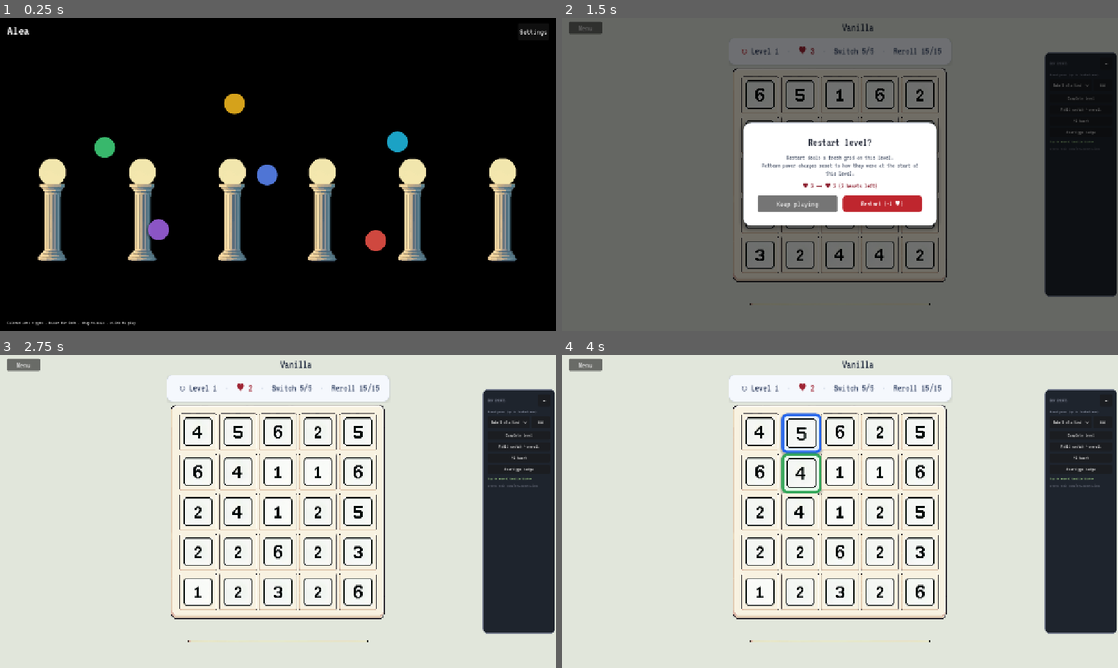
Above: before the commit, frames 1-4 (two rows, left to right).
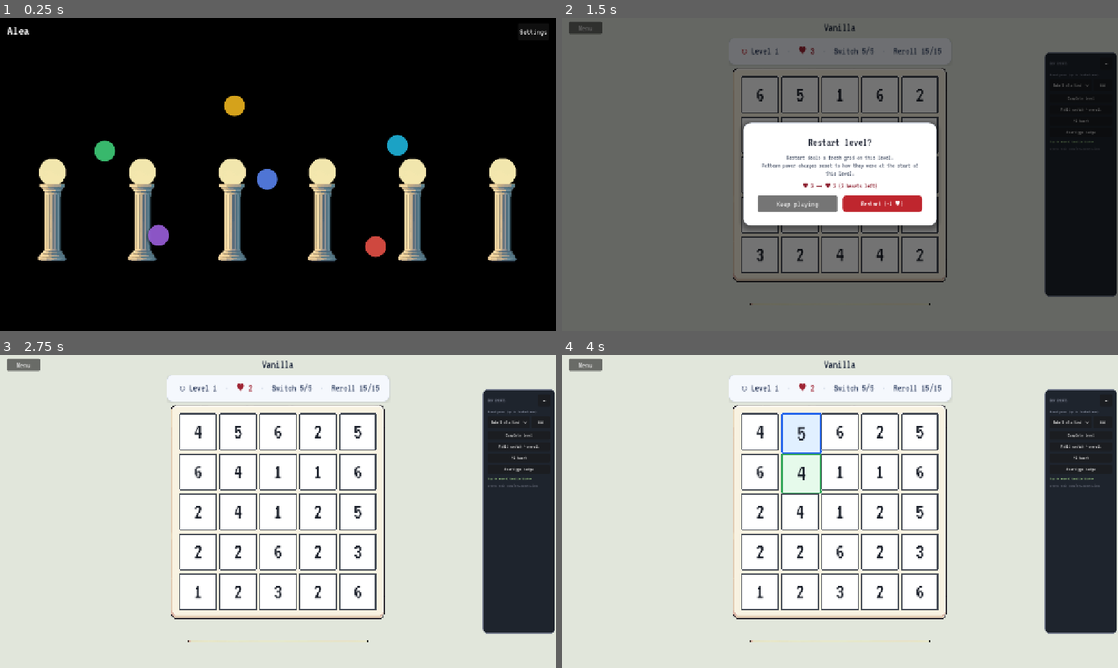
Above: after the commit, the same moments.

Repository: ming33333/Alea-Godot
Game: Godot game, scene res://scenes/main_menu.tscn
The game is run twice, just before and just after one commit, with the same random seed, the same clock (stepped at 60 frames per second) and the same inputs. Video files are missing from this copy of the repository; at most half a second of black plays in their place. Sound files missing from this copy of the repository are replaced by a short silence.
Inputs (mouse positions are in pixels of both pictures, inside the frame that each line leads up to):
- Up to frame 1 (0.25 s): no input
- Up to frame 2 (1.5 s): click (667, 146) at 0.52 s; click "↻" at 1.25 s
- Up to frame 3 (2.75 s): click "Restart (−1 ♥)" at 2 s
- Up to frame 4 (4 s): click (762, 430) at 2.75 s; click (801, 430) at 3.52 s

The runs differ from the first frame. In frame 1, 0.8% of the frame differs, in the area x 1-74%, y 24-99%; in frame 2, 2.7%; in frame 3, 11%, in the area x 32-68%, y 1-82%; in frame 4, 11%.

Commit message:
update dice to computer created with fonts

Diff:
--- a/scenes/die_cell.tscn
+++ b/scenes/die_cell.tscn
@@ -1,6 +1,7 @@
-[gd_scene load_steps=2 format=3 uid="uid://diecellalea01"]
+[gd_scene load_steps=3 format=3 uid="uid://diecellalea01"]
 
 [ext_resource type="Script" path="res://scripts/ui/die_cell.gd" id="1_cell"]
+[ext_resource type="Script" path="res://scripts/ui/pixel_die_frame.gd" id="2_frame"]
 
 [node name="DieCell" type="Button"]
 custom_minimum_size = Vector2(87, 87)
@@ -25,6 +26,16 @@
 grow_horizontal = 2
 grow_vertical = 2
 mouse_filter = 2
+
+[node name="PixelBorder" type="Control" parent="Wrap"]
+layout_mode = 1
+anchors_preset = 15
+anchor_right = 1.0
+anchor_bottom = 1.0
+grow_horizontal = 2
+grow_vertical = 2
+mouse_filter = 2
+script = ExtResource("2_frame")
 
 [node name="Margin" type="MarginContainer" parent="Wrap/Face"]
 layout_mode = 2
--- a/scenes/game.tscn
+++ b/scenes/game.tscn
@@ -104,11 +104,11 @@
 layout_mode = 2
 text = "Menu"
 
-[node name="TopSpacerLeft" type="Control" parent="Margin/VBox/Header/TopRow"]
+[node name="TopCenter" type="CenterContainer" parent="Margin/VBox/Header/TopRow"]
 layout_mode = 2
 size_flags_horizontal = 3
 
-[node name="GymLabel" type="Label" parent="Margin/VBox/Header/TopRow"]
+[node name="GymLabel" type="Label" parent="Margin/VBox/Header/TopRow/TopCenter"]
 unique_name_in_owner = true
 layout_mode = 2
 theme_override_colors/font_color = Color(0.12, 0.16, 0.24, 1)
@@ -117,9 +117,9 @@
 horizontal_alignment = 1
 vertical_alignment = 1
 
-[node name="TopSpacerRight" type="Control" parent="Margin/VBox/Header/TopRow"]
-layout_mode = 2
-size_flags_horizontal = 3
+[node name="TopBalance" type="Control" parent="Margin/VBox/Header/TopRow"]
+custom_minimum_size = Vector2(76, 0)
+layout_mode = 2
 
 [node name="Center" type="CenterContainer" parent="Margin/VBox"]
 layout_mode = 2
--- a/scenes/main_menu.tscn
+++ b/scenes/main_menu.tscn
@@ -183,12 +183,6 @@
 size_flags_vertical = 3
 mouse_filter = 1
 
-[node name="Hint" type="Label" parent="Margin/VBox"]
-layout_mode = 2
-theme_override_colors/font_color = Color(1, 1, 1, 0.85)
-theme_override_font_sizes/font_size = 11
-text = "Colored orbs = gyms · hover for info · drag to move · click to play"
-
 [node name="GymTooltip" type="PanelContainer" parent="."]
 unique_name_in_owner = true
 visible = false
--- a/scripts/autoload/dice_sprites.gd
+++ b/scripts/autoload/dice_sprites.gd
@@ -1,26 +1,16 @@
 extends Node
-## Dice face textures: number style (dice_num) or pip style (dice). Lucky 7 always uses dice_face_7.
+## Dice face textures: pixel font (VT323) or pip style (dice). Lucky 7 always uses dice_face_7.
 
 signal style_changed
 
 const CFG_PATH := "user://settings.cfg"
-const STYLE_NUM := "dice_num"
 const STYLE_PIPES := "dice"
 const STYLE_PIXEL := "pixel"
-const DEFAULT_STYLE := STYLE_NUM
+const DEFAULT_STYLE := STYLE_PIXEL
 const VT323_FONT_PATH := "res://assets/fonts/VT323/VT323-Regular.ttf"
+const LEGACY_NUM_STYLE := "dice_num"
 
-const STYLE_ORDER: Array[String] = [STYLE_NUM, STYLE_PIPES, STYLE_PIXEL]
-
-const NUM_FACE_PATHS: Array[String] = [
-	"",
-	"res://assets/dice_num/die_num_1.png",
-	"res://assets/dice_num/die_num_2.png",
-	"res://assets/dice_num/die_num_3.png",
-	"res://assets/dice_num/die_num_4.png",
-	"res://assets/dice_num/die_num_5.png",
-	"res://assets/dice_num/die_num_6.png",
-]
+const STYLE_ORDER: Array[String] = [STYLE_PIXEL, STYLE_PIPES]
 
 const PIPES_FACE_PATHS: Array[String] = [
 	"",
@@ -37,7 +27,6 @@
 var dice_style_id: String = DEFAULT_STYLE
 
 var _lucky_seven_tex: Texture2D
-var _num_faces: Array[Texture2D] = []
 var _pipes_faces: Array[Texture2D] = []
 var _pixel_font: Font
 
@@ -52,6 +41,8 @@
 		dice_style_id = DEFAULT_STYLE
 		return
 	var saved: String = str(cfg.get_value("visual", "dice_style", DEFAULT_STYLE))
+	if saved == LEGACY_NUM_STYLE:
+		saved = STYLE_PIXEL
 	dice_style_id = saved if STYLE_ORDER.has(saved) else DEFAULT_STYLE
 
 
@@ -65,7 +56,6 @@
 	if dice_style_id == style_id:
 		return
 	dice_style_id = style_id
-	_num_faces.clear()
 	_pipes_faces.clear()
 	var cfg := ConfigFile.new()
 	cfg.load(CFG_PATH)
@@ -109,9 +99,7 @@
 
 
 func _faces_for_style() -> Array[Texture2D]:
-	if dice_style_id == STYLE_PIPES:
-		return _load_face_set(PIPES_FACE_PATHS, _pipes_faces)
-	return _load_face_set(NUM_FACE_PATHS, _num_faces)
+	return _load_face_set(PIPES_FACE_PATHS, _pipes_faces)
 
 
 func _load_face_set(paths: Array[String], cache: Array[Texture2D]) -> Array[Texture2D]:
@@ -132,8 +120,6 @@
 
 static func style_label(style_id: String) -> String:
 	match style_id:
-		STYLE_NUM:
-			return "Number dice"
 		STYLE_PIPES:
 			return "Pip dice"
 		STYLE_PIXEL:
--- a/scripts/ui/die_cell.gd
+++ b/scripts/ui/die_cell.gd
@@ -11,6 +11,9 @@
 const FACE_POWER_CHOOSE := "power_choose"
 const FACE_POWER_SET_ANY := "power_set_any"
 const FACE_POWER_SWITCH_ANY := "power_switch_any"
+const PIXEL_FACE_NORMAL := "pixel_normal"
+const PIXEL_FACE_LOCKED := "pixel_locked"
+const PIXEL_FACE_BLURRED := "pixel_blurred"
 
 const DICE_BOARD_ATLAS: Texture2D = preload("res://assets/textures/dice_board.png")
 const DICE_BOARD_TILE_REGION := Rect2(124, 130, 264, 258)
@@ -29,6 +32,7 @@
 var value_label: Label
 var die_face: TextureRect
 var _face: PanelContainer
+var _pixel_border: PixelDieFrame
 var _shine: ColorRect
 var _styles: Dictionary = {}
 var _base_face_key: String = FACE_NORMAL
@@ -41,6 +45,7 @@
 func _ready() -> void:
 	_cache_styles()
 	_face = get_node_or_null("Wrap/Face") as PanelContainer
+	_pixel_border = get_node_or_null("Wrap/PixelBorder") as PixelDieFrame
 	_shine = get_node_or_null("Wrap/Shine") as ColorRect
 	die_face = get_node_or_null("Wrap/Face/Margin/DieFace") as TextureRect
 	value_label = get_node_or_null("Wrap/ValueLabel") as Label
@@ -108,6 +113,18 @@
 		Color(0.45, 0.3, 0.75),
 		5,
 		12
+	)
+	_styles[PIXEL_FACE_NORMAL] = _make_pixel_face_style(
+		Color(1, 1, 1),
+		Color(0.28, 0.3, 0.34)
+	)
+	_styles[PIXEL_FACE_LOCKED] = _make_pixel_face_style(
+		Color(0.96, 0.97, 0.99),
+		Color(0.55, 0.58, 0.64)
+	)
+	_styles[PIXEL_FACE_BLURRED] = _make_pixel_face_style(
+		Color(0.94, 0.95, 0.97),
+		Color(0.62, 0.65, 0.7)
 	)
 
 
@@ -137,6 +154,74 @@
 	return box
 
 
+func _make_pixel_face_style(bg: Color, _border: Color) -> StyleBoxFlat:
+	var box := StyleBoxFlat.new()
+	box.bg_color = bg
+	box.set_border_width_all(0)
+	box.set_corner_radius_all(0)
+	box.shadow_size = 0
+	box.shadow_offset = Vector2.ZERO
+	box.anti_aliasing = false
+	return box
+
+
+func _panel_style_for_face(face_key: String) -> StyleBox:
+	if not _styles.has(face_key):
+		return null
+	var style: StyleBox = _styles[face_key]
+	if not _is_pixel_font_style() or not style is StyleBoxFlat:
+		return style
+	var flat := style.duplicate() as StyleBoxFlat
+	flat.set_border_width_all(0)
+	flat.set_corner_radius_all(0)
+	flat.shadow_size = 0
+	flat.shadow_offset = Vector2.ZERO
+	flat.anti_aliasing = false
+	return flat
+
+
+func _pixel_border_color(face_key: String) -> Color:
+	match face_key:
+		PIXEL_FACE_NORMAL, FACE_NORMAL:
+			return Color(0.28, 0.3, 0.34)
+		PIXEL_FACE_LOCKED, FACE_LOCKED:
+			return Color(0.55, 0.58, 0.64)
+		PIXEL_FACE_BLURRED, FACE_BLURRED:
+			return Color(0.62, 0.65, 0.7)
+		FACE_SELECTED:
+			return Color(0.15, 0.4, 0.92)
+		FACE_SWITCH_VALID:
+			return Color(0.2, 0.65, 0.35)
+		FACE_SWITCH_ROWS_PRIMARY:
+			return Color(0.35, 0.35, 0.85)
+		FACE_SWITCH_ROWS_PICKABLE:
+			return Color(0.55, 0.58, 0.82)
+		FACE_POWER_CHOOSE:
+			return Color(0.15, 0.6, 0.35)
+		FACE_POWER_SET_ANY:
+			return Color(0.9, 0.45, 0.1)
+		FACE_POWER_SWITCH_ANY:
+			return Color(0.45, 0.3, 0.75)
+		_:
+			return Color(0.28, 0.3, 0.34)
+
+
+func _update_pixel_border(face_key: String) -> void:
+	if _pixel_border == null:
+		_pixel_border = get_node_or_null("Wrap/PixelBorder") as PixelDieFrame
+	if _pixel_border == null:
+		return
+	var show_frame: bool = _is_pixel_font_style() and not _show_sprite
+	_pixel_border.visible = show_frame
+	if not show_frame:
+		return
+	var cell_px: float = maxf(custom_minimum_size.x, custom_minimum_size.y)
+	_pixel_border.line_thickness = maxi(3, int(round(cell_px * 0.034)))
+	_pixel_border.corner_radius = maxi(2, int(round(cell_px * 0.028)))
+	_pixel_border.frame_color = _pixel_border_color(face_key)
+	_pixel_border.queue_redraw()
+
+
 func _face_texture_for(value: int) -> Texture2D:
 	var sprites := _dice_sprite_settings()
 	if sprites == null:
@@ -148,6 +233,24 @@
 	if not is_inside_tree():
 		return null
 	return get_tree().root.get_node_or_null("DiceSprites")
+
+
+func _is_pixel_font_style() -> bool:
+	var sprites := _dice_sprite_settings()
+	return sprites != null and sprites.is_pixel_font_style()
+
+
+func _resolve_face_key(face_key: String) -> String:
+	if not _is_pixel_font_style():
+		return face_key
+	match face_key:
+		FACE_NORMAL:
+			return PIXEL_FACE_NORMAL
+		FACE_LOCKED:
+			return PIXEL_FACE_LOCKED
+		FACE_BLURRED:
+			return PIXEL_FACE_BLURRED
+	return face_key
 
 
 func _configure_value_label_font(blurred: bool) -> void:
@@ -222,6 +325,11 @@
 		return
 	if cell.value == 7:
 		label.add_theme_color_override("font_color", Color(0.55, 0.12, 0.15))
+	elif _is_pixel_font_style():
+		if cell.locked:
+			label.add_theme_color_override("font_color", Color(0.5, 0.53, 0.58))
+		else:
+			label.add_theme_color_override("font_color", Color(0.1, 0.12, 0.16))
 	elif cell.locked:
 		label.add_theme_color_override("font_color", Color(0.35, 0.38, 0.42))
 	else:
@@ -256,8 +364,11 @@
 			face_key = FACE_POWER_SET_ANY
 		Highlight.POWER_SWITCH_ANY:
 			face_key = FACE_POWER_SWITCH_ANY
-	if _face and _styles.has(face_key):
-		_face.add_theme_stylebox_override("panel", _styles[face_key])
+	face_key = _resolve_face_key(face_key)
+	var panel_style: StyleBox = _panel_style_for_face(face_key)
+	if _face and panel_style != null:
+		_face.add_theme_stylebox_override("panel", panel_style)
+	_update_pixel_border(face_key)
 	var face_tex: TextureRect = _ensure_die_face()
 	var label: Label = _ensure_value_label()
 	if face_tex:
--- /dev/null
+++ b/scripts/ui/pixel_die_frame.gd
@@ -0,0 +1,31 @@
+class_name PixelDieFrame
+extends Control
+
+var frame_color: Color = Color(0.28, 0.3, 0.34)
+var line_thickness: int = 3
+var corner_radius: int = 2
+
+
+func _draw() -> void:
+	if size.x <= 0.0 or size.y <= 0.0:
+		return
+	var w: int = int(size.x)
+	var h: int = int(size.y)
+	var thick: int = maxi(1, line_thickness)
+	var radius: int = maxi(1, mini(corner_radius, thick))
+	if w < thick * 2 or h < thick * 2:
+		return
+
+	for row in range(thick):
+		var inset: int = maxi(0, radius - row)
+		var width: int = w - inset * 2
+		if width > 0:
+			draw_rect(Rect2(inset, row, width, 1), frame_color)
+			draw_rect(Rect2(inset, h - 1 - row, width, 1), frame_color)
+
+	for col in range(thick):
+		var inset: int = maxi(0, radius - col)
+		var height: int = h - inset * 2
+		if height > 0:
+			draw_rect(Rect2(col, inset, 1, height), frame_color)
+			draw_rect(Rect2(w - 1 - col, inset, 1, height), frame_color)
Binary file removed: assets/dice_num/die_num_1.png
Binary file removed: assets/dice_num/die_num_2.png
Binary file removed: assets/dice_num/die_num_3.png
Binary file removed: assets/dice_num/die_num_4.png
Binary file removed: assets/dice_num/die_num_5.png
Binary file removed: assets/dice_num/die_num_6.png
Not shown, added: scripts/ui/pixel_die_frame.gd.uid
